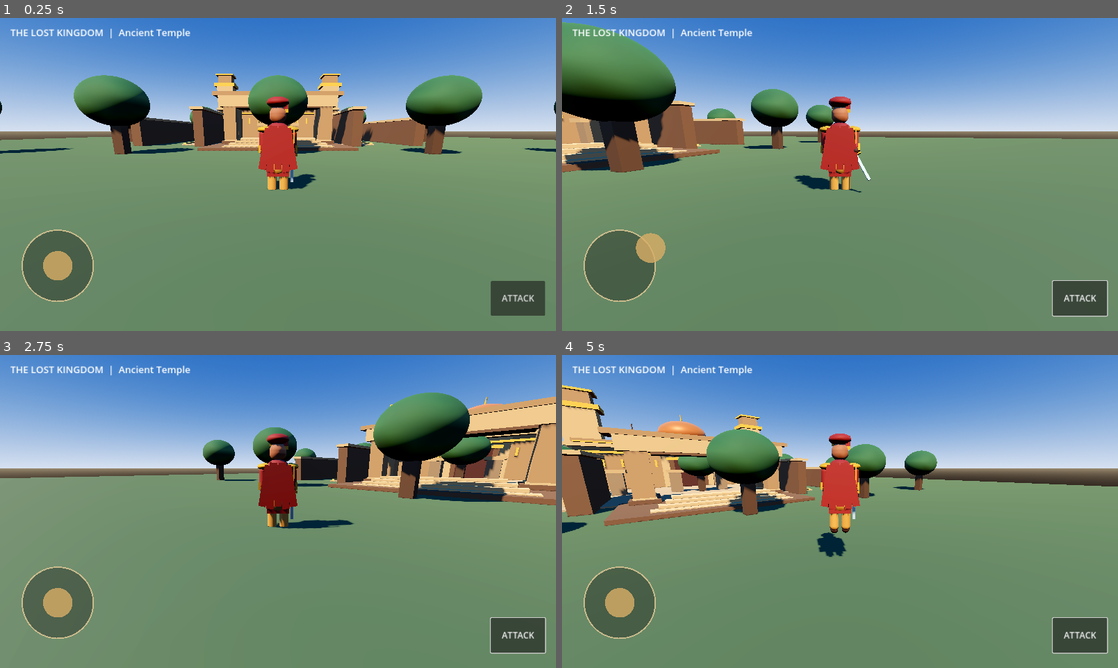
Above: before the commit, frames 1-4 (two rows, left to right).
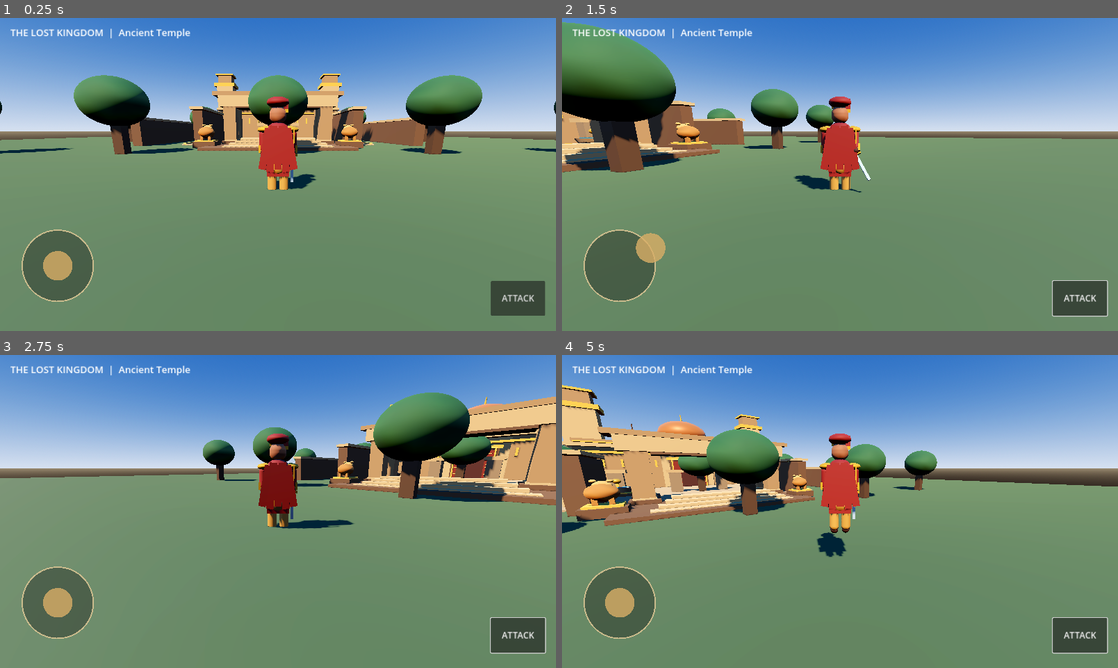
Above: after the commit, the same moments.

Repository: pmp50692-ship-it/the-lost-kingdom
Game: Godot game, scene res://scenes/main.tscn
Same seed, same stepped clock (60 frames per second), same inputs: the game is played once before the commit and once after it.
Inputs (mouse positions are in pixels of both pictures, inside the frame that each line leads up to):
- Up to frame 1 (0.25 s): no input
- Up to frame 2 (1.5 s): click "ATTACK" at 0.5 s; tap Enter at 1.25 s; drag from (617, 265) to (895, 105) at 1.27 s
- Up to frame 3 (2.75 s): drag from (166, 527) to (250, 574) at 2.02 s
- Up to frame 4 (5 s): tap Space (jump) at 2.75, 4.52 s; move the mouse to (895, 442) at 2.77 s; hold D (move_right) 2.78-3.5 s; drag from (812, 574) to (673, 464) at 3.52 s; tap Enter at 4.25 s; move the mouse to (1006, 558) at 4.27 s; hold A (move_left) from 4.28 s (still down)

The runs differ from the first frame. In frame 1, 0.4% of the frame differs, in the area x 34-66%, y 34-42%; in frame 2, 0.4%; in frame 3, 0.3%; in frame 4, 1.1%, in the area x 2-46%, y 33-54%.

Commit message:
Add royal carved doors, lion guardians, courtyard fountains and throne room

Diff:
--- a/scripts/main.gd
+++ b/scripts/main.gd
@@ -133,6 +133,109 @@
     _add_box(Vector3(0, 2.15, -30.55), Vector3(4.6, 4.3, 0.35), dark_stone)
     _add_box(Vector3(0, 2.05, -30.30), Vector3(3.5, 4.0, 0.12), Color(0.25, 0.10, 0.06))
     _add_box(Vector3(0, 4.25, -30.20), Vector3(5.2, 0.42, 0.35), Color(0.83, 0.59, 0.20))
+    # Monumental carved royal doorway with two open golden door leaves
+    _add_box(Vector3(-2.0, 2.05, -30.02), Vector3(0.16, 4.0, 0.22), Color(0.83, 0.59, 0.20))
+    _add_box(Vector3(2.0, 2.05, -30.02), Vector3(0.16, 4.0, 0.22), Color(0.83, 0.59, 0.20))
+    _add_box(Vector3(0, 4.12, -30.02), Vector3(4.2, 0.18, 0.25), Color(0.90, 0.68, 0.29))
+    _add_box(Vector3(-1.55, 2.0, -30.12), Vector3(0.82, 3.65, 0.10), Color(0.43, 0.12, 0.055))
+    _add_box(Vector3(1.55, 2.0, -30.12), Vector3(0.82, 3.65, 0.10), Color(0.43, 0.12, 0.055))
+    for side in [-1.0, 1.0]:
+        for y in [0.8, 1.7, 2.6, 3.45]:
+            _add_box(Vector3(side * 1.55, y, -30.04), Vector3(0.58, 0.045, 0.035), Color(0.91, 0.69, 0.30))
+        var door_knob := MeshInstance3D.new()
+        var knob_mesh := SphereMesh.new()
+        knob_mesh.radius = 0.10
+        knob_mesh.height = 0.10
+        door_knob.mesh = knob_mesh
+        door_knob.position = Vector3(side * 1.35, 2.0, -29.94)
+        door_knob.material_override = gold_material()
+        add_child(door_knob)
+
+    # Twin royal lion guardians on carved stone plinths
+    for side in [-1.0, 1.0]:
+        var lion_x: float = side * 6.7
+        _add_box(Vector3(lion_x, 0.35, -9.0), Vector3(2.0, 0.55, 2.0), dark_stone)
+        _add_box(Vector3(lion_x, 0.68, -9.0), Vector3(1.65, 0.16, 1.65), Color(0.83, 0.59, 0.20))
+        var lion_mane := MeshInstance3D.new()
+        var mane_mesh := SphereMesh.new()
+        mane_mesh.radius = 0.72
+        mane_mesh.height = 1.05
+        lion_mane.mesh = mane_mesh
+        lion_mane.position = Vector3(lion_x, 1.45, -9.0)
+        lion_mane.material_override = _material(Color(0.66, 0.39, 0.16))
+        add_child(lion_mane)
+        var lion_head := MeshInstance3D.new()
+        var head_mesh := SphereMesh.new()
+        head_mesh.radius = 0.43
+        head_mesh.height = 0.62
+        lion_head.mesh = head_mesh
+        lion_head.position = Vector3(lion_x, 1.82, -9.42)
+        lion_head.material_override = _material(Color(0.79, 0.55, 0.27))
+        add_child(lion_head)
+        for ear_side in [-1.0, 1.0]:
+            var ear := MeshInstance3D.new()
+            var ear_mesh := SphereMesh.new()
+            ear_mesh.radius = 0.16
+            ear_mesh.height = 0.20
+            ear.mesh = ear_mesh
+            ear.position = Vector3(lion_x + ear_side * 0.34, 2.12, -9.42)
+            ear.material_override = _material(Color(0.79, 0.55, 0.27))
+            add_child(ear)
+        var muzzle := MeshInstance3D.new()
+        var muzzle_mesh := SphereMesh.new()
+        muzzle_mesh.radius = 0.22
+        muzzle_mesh.height = 0.20
+        muzzle.mesh = muzzle_mesh
+        muzzle.position = Vector3(lion_x, 1.62, -9.80)
+        muzzle.material_override = _material(Color(0.91, 0.72, 0.43))
+        add_child(muzzle)
+        for leg_side in [-1.0, 1.0]:
+            _add_box(Vector3(lion_x + leg_side * 0.34, 0.98, -8.72), Vector3(0.24, 0.62, 0.28), Color(0.66, 0.39, 0.16))
+
+    # Twin ornamental fountains in the palace forecourt, leaving the central path clear
+    for side in [-1.0, 1.0]:
+        var fx: float = side * 7.2
+        _add_box(Vector3(fx, 0.18, -21.5), Vector3(3.2, 0.36, 3.2), dark_stone)
+        _add_box(Vector3(fx, 0.40, -21.5), Vector3(2.8, 0.16, 2.8), Color(0.83, 0.59, 0.20))
+        var basin := MeshInstance3D.new()
+        var basin_mesh := CylinderMesh.new()
+        basin_mesh.top_radius = 1.25
+        basin_mesh.bottom_radius = 1.05
+        basin_mesh.height = 0.48
+        basin.mesh = basin_mesh
+        basin.position = Vector3(fx, 0.70, -21.5)
+        basin.material_override = _material(Color(0.60, 0.48, 0.36))
+        add_child(basin)
+        var water := MeshInstance3D.new()
+        var water_mesh := CylinderMesh.new()
+        water_mesh.top_radius = 0.94
+        water_mesh.bottom_radius = 0.94
+        water_mesh.height = 0.06
+        water.mesh = water_mesh
+        water.position = Vector3(fx, 0.96, -21.5)
+        water.material_override = _material(Color(0.12, 0.48, 0.68), 0.18, 0.25)
+        add_child(water)
+        _add_box(Vector3(fx, 1.22, -21.5), Vector3(0.22, 0.62, 0.22), Color(0.83, 0.59, 0.20))
+        var fountain_top := MeshInstance3D.new()
+        var top_mesh := SphereMesh.new()
+        top_mesh.radius = 0.34
+        top_mesh.height = 0.52
+        fountain_top.mesh = top_mesh
+        fountain_top.position = Vector3(fx, 1.58, -21.5)
+        fountain_top.material_override = gold_material()
+        add_child(fountain_top)
+
+    # Glimpse of the royal throne room through the entrance
+    _add_box(Vector3(0, 0.22, -34.5), Vector3(8.0, 0.35, 7.0), Color(0.38, 0.23, 0.15))
+    _add_box(Vector3(0, 0.45, -36.8), Vector3(4.2, 0.16, 2.8), Color(0.83, 0.59, 0.20))
+    _add_box(Vector3(0, 1.25, -37.4), Vector3(2.0, 1.7, 0.75), Color(0.53, 0.12, 0.055))
+    _add_box(Vector3(0, 2.2, -37.65), Vector3(2.1, 0.25, 0.95), Color(0.83, 0.59, 0.20))
+    _add_box(Vector3(-0.82, 1.95, -37.45), Vector3(0.25, 1.0, 0.7), Color(0.83, 0.59, 0.20))
+    _add_box(Vector3(0.82, 1.95, -37.45), Vector3(0.25, 1.0, 0.7), Color(0.83, 0.59, 0.20))
+    for side in [-1.0, 1.0]:
+        _add_box(Vector3(side * 3.5, 2.2, -36.5), Vector3(0.22, 4.2, 0.22), Color(0.83, 0.59, 0.20))
+        _add_box(Vector3(side * 3.5, 4.25, -36.5), Vector3(0.8, 0.18, 0.8), sandstone)
+
     # Palace balconies, cornices and repeating gold facade bands
     _add_box(Vector3(0, 4.85, -30.45), Vector3(21, 0.28, 1.2), Color(0.83, 0.59, 0.20))
     _add_box(Vector3(0, 5.65, -30.45), Vector3(23, 0.42, 2.0), sandstone)
